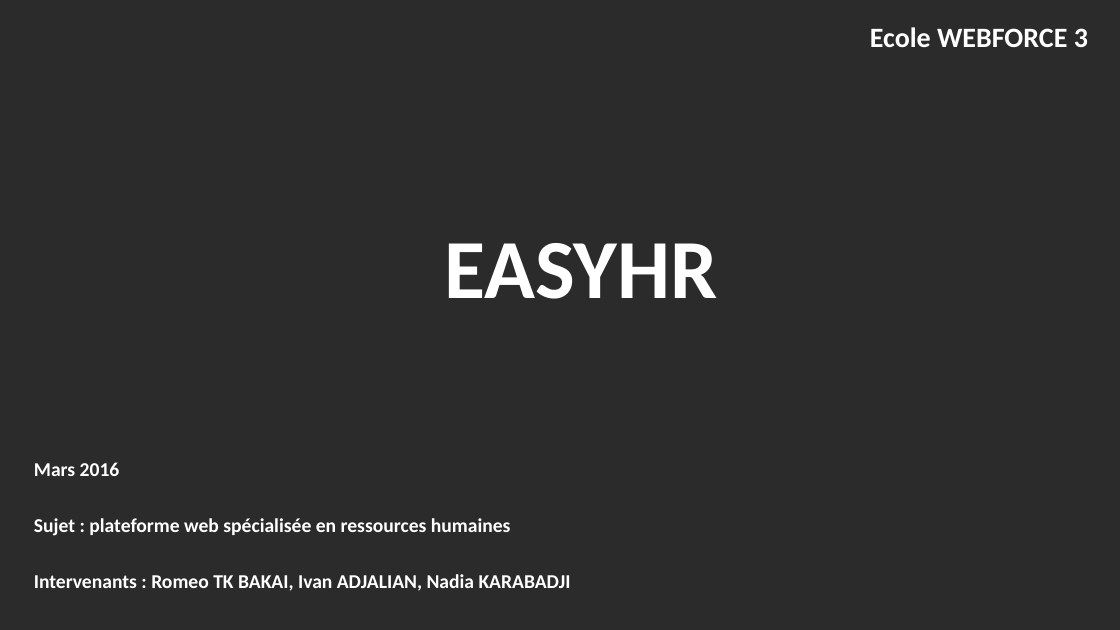
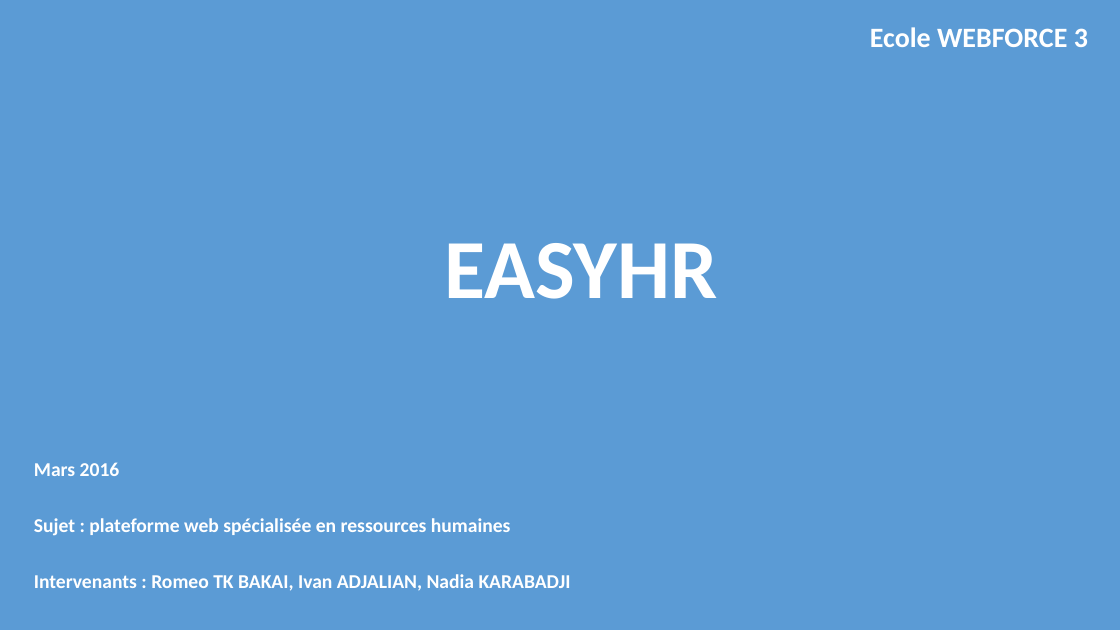
Before and after one commit to Nadia78/easyhr2, a slide deck: slide 1 of bdd/Easyhr.pptx. Drawn at 1120x630 pixels with LibreOffice and Linux fonts; fonts in the diff are those of the drawing; background and template pictures are left out; a plain dark background stands for a picture behind light text. Boxes give left, top, right and bottom in pixels: in the first picture for what was removed or moved away, otherwise in the second. Text is boxed around its words. In the diff, an @@ line names an element or a change of style, - is before the commit and + after.

Commit message:
slides

```diff
--- a/bdd/Easyhr.pptx
+++ b/bdd/Easyhr.pptx
@@ background picture (left out) to #5B9BD5 @@
```
Also in this commit, not shown: 1 other file.
